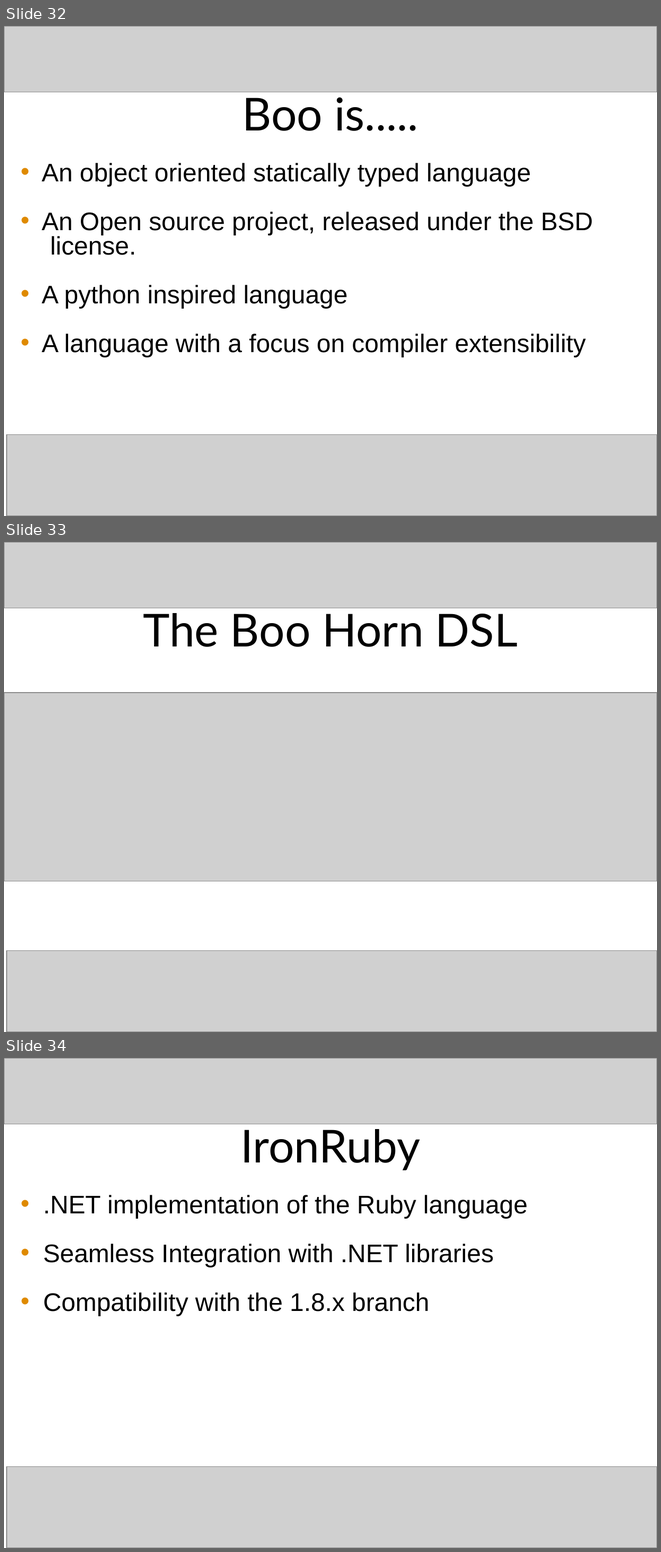
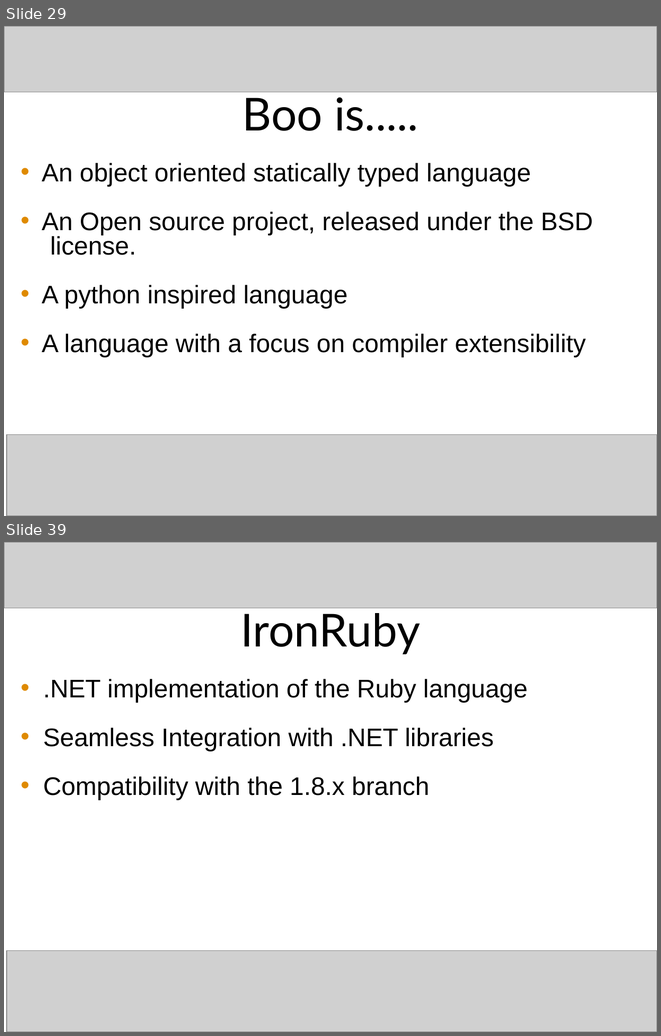
Before and after one commit to craignicol/scotaltdotnet, a slide deck: seattle/HORN Pres.ppt. Shown one above the other, each under a label of ours: slides 32, 33 and 34 before the commit, slides 29 and 39 after it; the slides between them are not shown. The pictures are 661x1552 and 661x1036 pixels, drawn with LibreOffice and Linux fonts; fonts in the diff are those of the drawing; grey boxes stand for pictures. Boxes give left, top, right and bottom in pixels: in the first picture for what was removed or moved away, otherwise in the second. Text is boxed around its words. In the diff, an @@ line names an element or a change of style, - is before the commit and + after.

```diff
--- a/seattle/HORN Pres.ppt
+++ b/seattle/HORN Pres.ppt
@@ slide 33 removed at [4, 542, 657, 1032], background #FFFFFF @@
@@ picture removed at [4, 542, 657, 608] @@
@@ text removed at [143, 607, 518, 647] @@
-The Boo Horn DSL
@@ picture removed at [4, 693, 657, 882] @@
@@ picture removed at [7, 951, 657, 1032] @@
@@ what was slide 32 is now slide 29 @@
@@ what was slide 34 is now slide 39 @@
```
Also in this commit, not shown: 3 slides changed, 4 slides added, 4 other slides removed.
